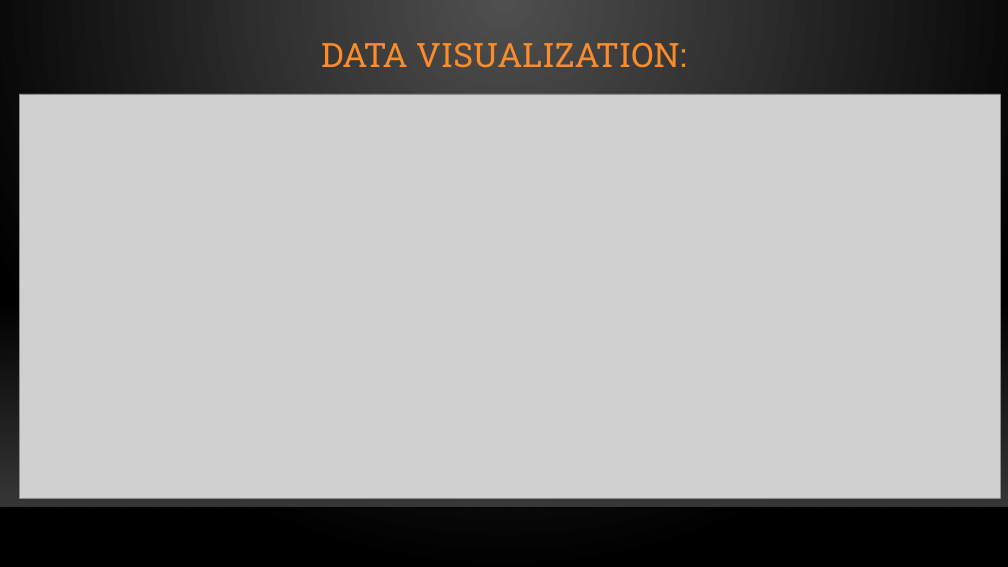
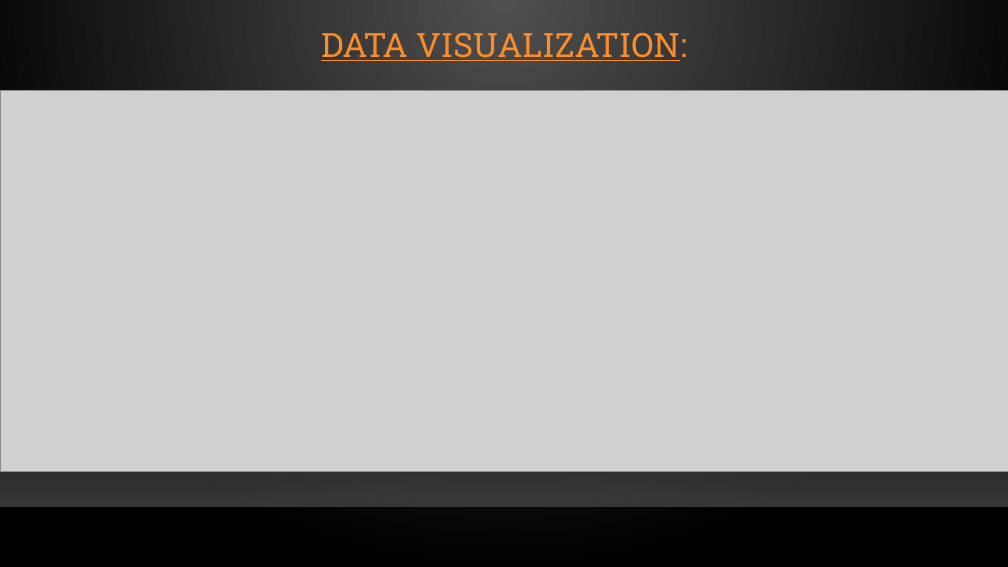
Before and after one commit to Pavankumar327/Projects-, a slide deck: slide 11 of Data Analytics Associate final project -DIABETES DISEASE PREDICTION.pptx (slide 10 before the commit). Drawn at 1008x567 pixels with LibreOffice and Linux fonts; fonts in the diff are those of the drawing; grey boxes stand for pictures; background and template pictures are left out. Boxes give left, top, right and bottom in pixels: in the first picture for what was removed or moved away, otherwise in the second. Text is boxed around its words. In the diff, an @@ line names an element or a change of style, - is before the commit and + after.

```diff
--- a/Data Analytics Associate final project -DIABETES DISEASE PREDICTION.pptx
+++ b/Data Analytics Associate final project -DIABETES DISEASE PREDICTION.pptx
@@ title "DATA VISUALIZATION:" at [321,33,687,61]: underline on @@
@@ picture: place and size @@
-picture at [20,94,1000,498]
+picture at [0,91,1008,473]
```
Also in this commit, not shown: 10 other slides changed, 4 slides added, 2 slides removed.
